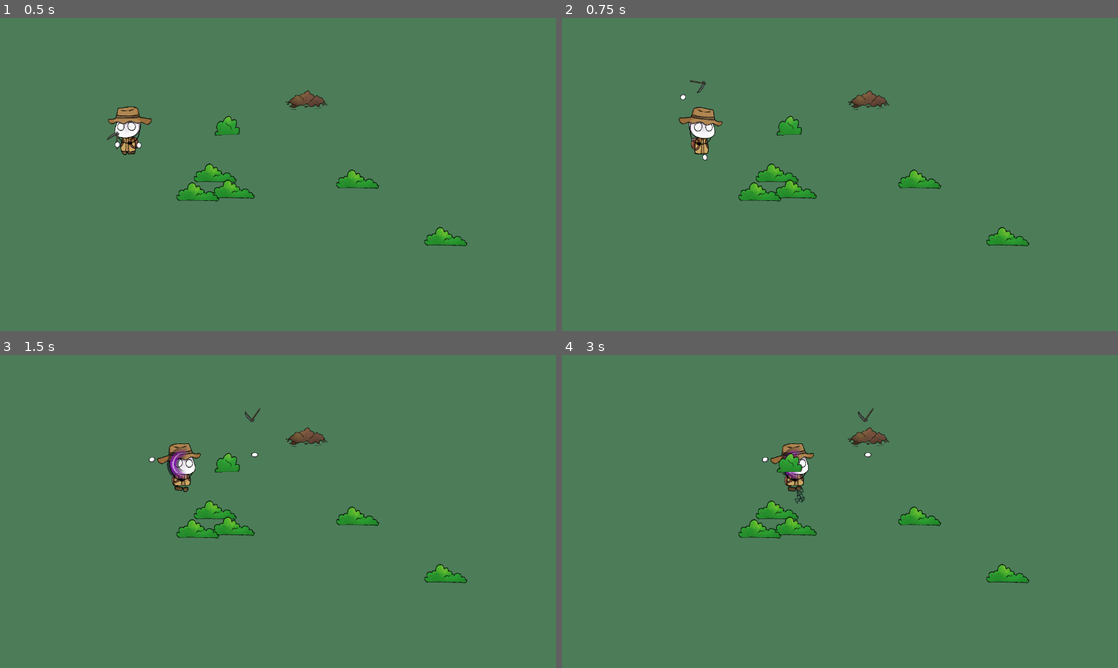
Above: before the commit, frames 1-4 (two rows, left to right).
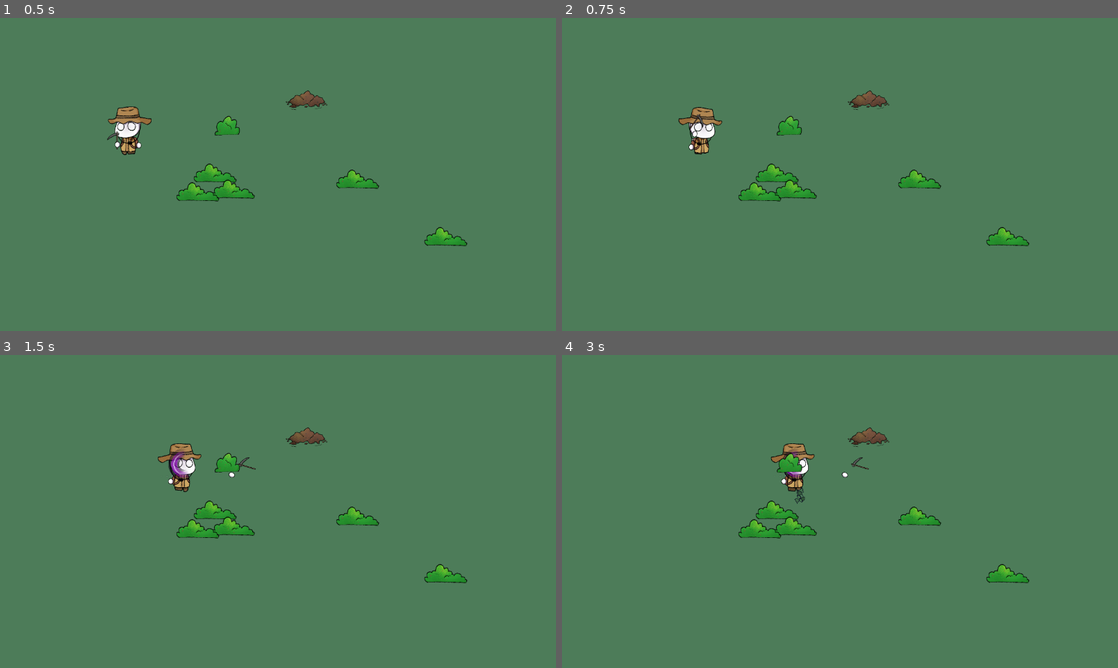
Above: after the commit, the same moments.

Repository: Akabim/arkeolog
Game: Godot game, scene res://src/core/main.tscn
Two runs of this game, one before a commit and one after it. Both use one fixed random seed, a clock stepped at 60 frames per second and the inputs below.
Inputs (mouse positions are in pixels of both pictures, inside the frame that each line leads up to):
- Up to frame 1 (0.5 s): no input
- Up to frame 2 (0.75 s): tap Enter (ui_accept) at 0.5 s; move the mouse to (962, 158) at 0.52 s; hold D (move_right) from 0.53 s (still down); hold E (interact) from 0.53 s (still down); click (962, 158) at 0.67 s
- Up to frame 3 (1.5 s): tap Enter (ui_accept) at 0.77 s; release D (move_right) at 1.25 s; release E (interact) at 1.25 s; drag from (166, 527) to (444, 586) at 1.27 s
- Up to frame 4 (3 s): move the mouse to (895, 442) at 2.02 s; hold D (move_right) 2.03-2.75 s; tap Space at 2.1 s; drag from (812, 574) to (1006, 586) at 2.77 s

Frame 1 is identical in both runs. In frame 2, 0.3% of the frame differs, in the area x 20-29%, y 19-46%; in frame 3, 0.5%, in the area x 26-47%, y 17-43%; in frame 4, 0.4%.

Commit message:
Simplify swing_scythe to be a clean, snappy, single-handed horizontal slash with no right hand movement and subtle scythe rotation

Diff:
--- a/src/entities/player/player.tscn
+++ b/src/entities/player/player.tscn
@@ -355,7 +355,7 @@
 "times": PackedFloat32Array(0, 0.08, 0.16, 0.25),
 "transitions": PackedFloat32Array(1, 1, 1, 1),
 "update": 0,
-"values": [0.0, -1.8, 1.8, 0.0]
+"values": [0.0, -0.6, 1.0, 0.0]
 }
 tracks/1/type = "value"
 tracks/1/imported = false
@@ -367,7 +367,7 @@
 "times": PackedFloat32Array(0, 0.08, 0.16, 0.25),
 "transitions": PackedFloat32Array(1, 1, 1, 1),
 "update": 0,
-"values": [0.0, 0.4, -0.6, 0.0]
+"values": [0.0, 0.0, 0.0, 0.0]
 }
 tracks/2/type = "value"
 tracks/2/imported = false
@@ -379,7 +379,7 @@
 "times": PackedFloat32Array(0, 0.08, 0.16, 0.25),
 "transitions": PackedFloat32Array(1, 1, 1, 1),
 "update": 0,
-"values": [Vector2(1, 1), Vector2(0.9, 1.1), Vector2(1.15, 0.85), Vector2(1, 1)]
+"values": [Vector2(1, 1), Vector2(0.95, 1.05), Vector2(1.05, 0.95), Vector2(1, 1)]
 }
 tracks/3/type = "value"
 tracks/3/imported = false
@@ -391,7 +391,7 @@
 "times": PackedFloat32Array(0, 0.08, 0.16, 0.25),
 "transitions": PackedFloat32Array(1, 1, 1, 1),
 "update": 0,
-"values": [0.0, -0.1, 0.15, 0.0]
+"values": [0.0, -0.05, 0.08, 0.0]
 }
 tracks/4/type = "value"
 tracks/4/imported = false
@@ -415,7 +415,7 @@
 "times": PackedFloat32Array(0.08, 0.15, 0.22),
 "transitions": PackedFloat32Array(1, 1, 1),
 "update": 0,
-"values": [-1.8, 0.0, 1.8]
+"values": [-0.6, 0.2, 1.0]
 }
 tracks/6/type = "value"
 tracks/6/imported = false
@@ -427,7 +427,7 @@
 "times": PackedFloat32Array(0.08, 0.15, 0.22),
 "transitions": PackedFloat32Array(1, 1, 1),
 "update": 0,
-"values": [Vector2(0.5, 0.5), Vector2(1.2, 1.2), Vector2(1.3, 0.9)]
+"values": [Vector2(0.5, 0.5), Vector2(1.1, 1.1), Vector2(1.2, 0.9)]
 }
 tracks/7/type = "value"
 tracks/7/imported = false
@@ -451,7 +451,7 @@
 "times": PackedFloat32Array(0, 0.08, 0.16, 0.25),
 "transitions": PackedFloat32Array(1, 1, 1, 1),
 "update": 0,
-"values": [0.0, -0.4, 1.2, 0.0]
+"values": [0.0, -0.2, 0.4, 0.0]
 }
 tracks/9/type = "value"
 tracks/9/imported = false
@@ -463,8 +463,9 @@
 "times": PackedFloat32Array(0, 0.08, 0.16, 0.25),
 "transitions": PackedFloat32Array(1, 1, 1, 1),
 "update": 0,
-"values": [Vector2(-120.44445, -0.5555525), Vector2(-120.44445, -0.5555525), Vector2(-80, -40), Vector2(-120.44445, -0.5555525)]
-}
+"values": [Vector2(-120.44445, -0.5555525), Vector2(-120.44445, -0.5555525), Vector2(-120.44445, -0.5555525), Vector2(-120.44445, -0.5555525)]
+}
+
 
 
 [sub_resource type="Animation" id="Animation_swing_shovel"]
